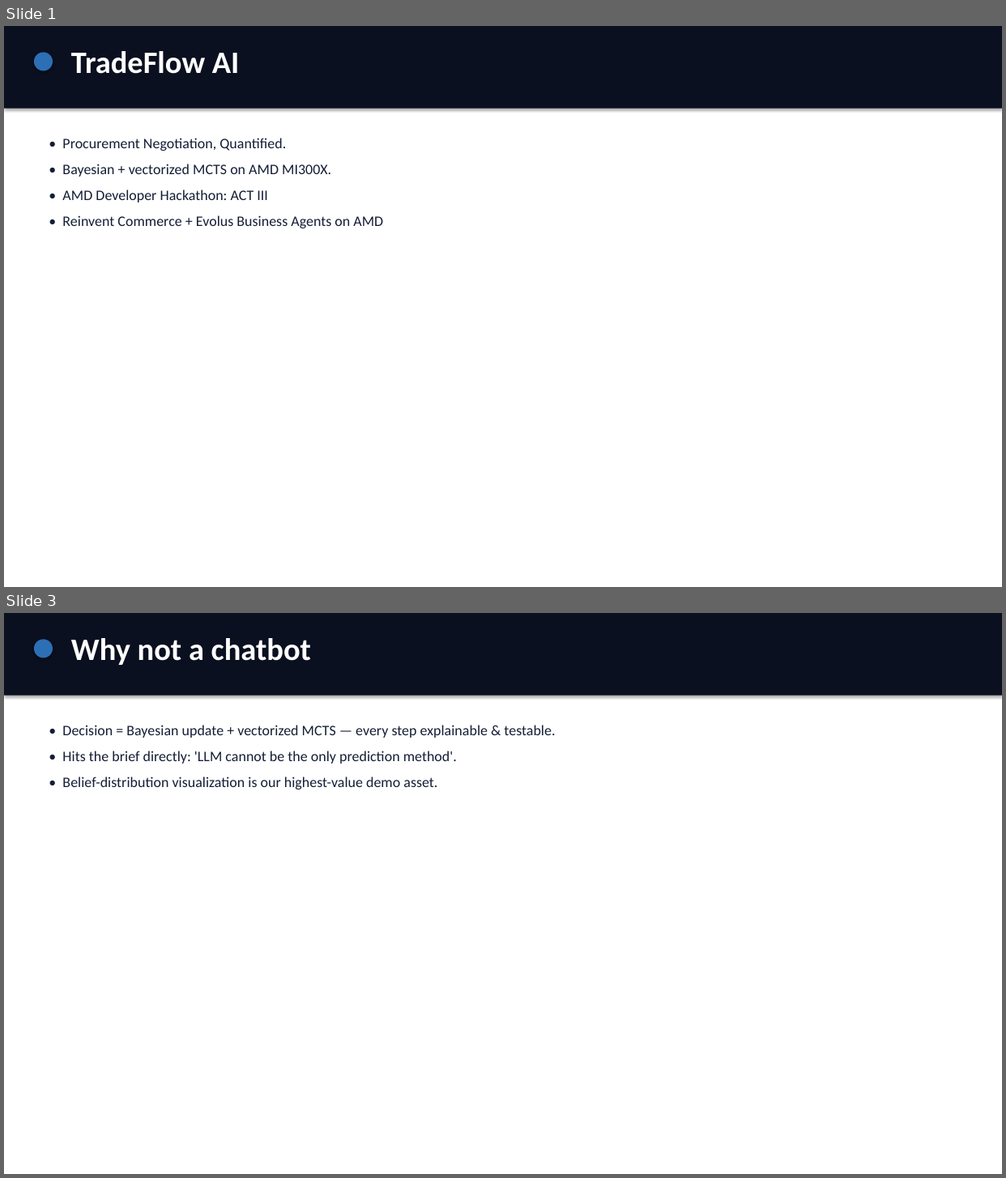
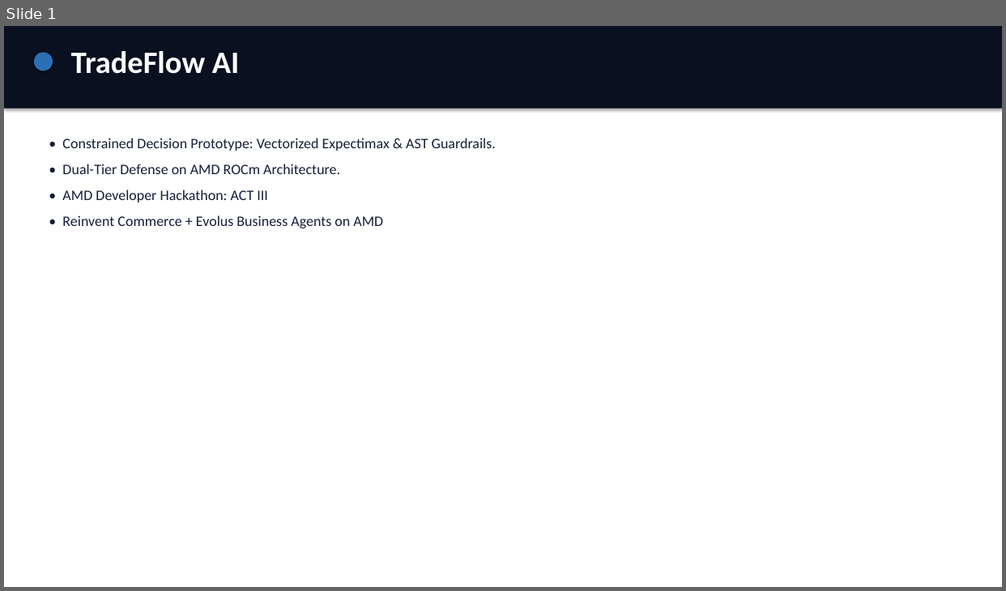
Before and after one commit to Fu93/tradeflow-ai, a slide deck: results/pitch.pptx. Shown one above the other, each under a label of ours: slides 1 and 3 before the commit, slide 1 after it; the slides between them are not shown. The pictures are 1006x1178 and 1006x591 pixels, drawn with LibreOffice and Linux fonts; fonts in the diff are those of the drawing. Boxes give left, top, right and bottom in pixels: in the first picture for what was removed or moved away, otherwise in the second. Text is boxed around its words. In the diff, an @@ line names an element or a change of style, - is before the commit and + after.

```diff
--- a/results/pitch.pptx
+++ b/results/pitch.pptx
@@ slide 3 removed at (4,613,1002,1174), background #FFFFFF @@
@@ rectangle removed at (4,613,1002,696) @@
@@ ellipse removed at (34,639,53,658) @@
@@ text removed at (71,638,311,665) @@
-Why not a chatbot
@@ text removed at (62,725,555,790) @@
-• Decision = Bayesian update + vectorized MCTS — every step explainable & testable.
-• Hits the brief directly: 'LLM cannot be the only prediction method'.
-• Belief-distribution visualization is our highest-value demo asset.
@@ slide 1 changed as well @@
@@ text at (62,138,496,174): text changed @@
-• Procurement Negotiation, Quantified.
-• Bayesian + vectorized MCTS on AMD MI300X.
+• Constrained Decision Prototype: Vectorized Expectimax & AST Guardrails.
+• Dual-Tier Defense on AMD ROCm Architecture.
```
Also in this commit, not shown: 5 other slides changed, 4 slides added, 3 other slides removed, 2 other files.
